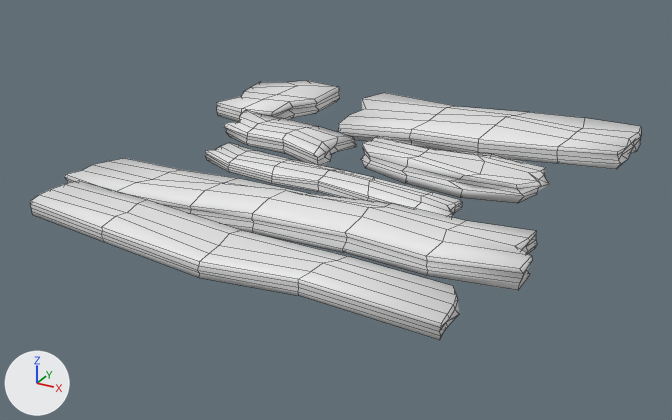
The FBX model Assets/Models/Ripas.fbx: old version first, new version second.
Both versions are drawn from a 50 mm camera at (3.56, -4.48, 2.06) aimed at (1.03, 0.13, -0.24). The axes (+X, +Y, +Z) are drawn at lower left. The lights are the same throughout. The older version comes first. Mesh edges are drawn as thin lines. Where no turn or scale is listed for an object, it has been applied to the vertices.

In view in the first picture: 'Ripa1', 'Ripa2', 'Ripa3', 'Ripa4', 'Ripa5'.
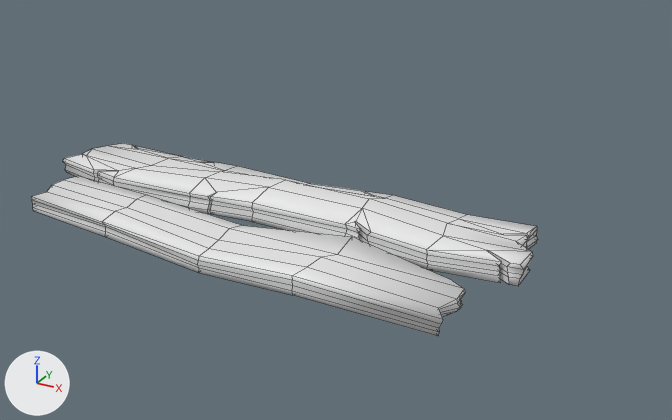
Changed parts and their boxes [x1, y1, x2, y2] in the pictures (672 x 420 px; the box of a moved part takes in the faces that stretch with it):
'Ripa2', reshaped, moved, turned
    before: [64, 158, 537, 290]
    after: [63, 143, 537, 286]
'Ripa1', reshaped, moved
    before: [30, 181, 459, 340]
    after: [31, 176, 465, 336]
'Ripa5', deleted
    before: [216, 80, 641, 169]
'Ripa4', deleted
    before: [224, 110, 549, 203]
'Ripa3', deleted
    before: [205, 143, 462, 217]
part 2 of me_ripa1, moved or reshaped
    before: [198, 230, 459, 340]
    after: [198, 226, 465, 336]
part 3 of me_ripa1, moved or reshaped
    before: [30, 184, 208, 277]
    after: [31, 180, 208, 272]

Patch to the scene script:
```diff
--- a/Assets/Models/Ripas.fbx.py
+++ b/Assets/Models/Ripas.fbx.py
@@ me_ripa2 @@
 # used by ob_ripa2; location = (1.04, -0.525, 0.0); rotation_euler = (1.571, 0.0, -3.142), in degrees (90, 0, -180)
-me_ripa2.from_pydata(...)  # 130 vertices, 128 faces; spans x -1.43..1.45, y -0.09..0.12, z -0.27..0.28
+me_ripa2.from_pydata(...)  # 303 vertices, 314 faces; spans x -1.43..1.45, y -0.09..0.12, z -0.27..0.28
+# me_ripa2 part 1
+# 5 vertices are removed from x -1.35..1.4, y -0.07..0.09, z -0.05..0.26
+# 63 faces are deleted
+# 2 vertices move within x -1.35..1.4, y -0.02..0.07, z -0.05..0.16
+# 178 vertices are added at x -1.38..1.4, y -0.09..0.09, z -0.23..0.26
+# 249 new faces join them
 me_ripa2.materials.append(mat_uvgridmaterial)
@@ me_ripa1 @@
 # used by ob_ripa1; location = (1.04, -1.016, 0.0)
-me_ripa1.from_pydata(...)  # 98 vertices, 96 faces; spans x -1.24..1.26, y -0.29..0.19, z -0.07..0.08
+me_ripa1.from_pydata(...)  # 98 vertices, 96 faces; spans x -1.23..1.26, y -0.29..0.19, z -0.13..0.11
+# me_ripa1 part 2: 40 of 98 vertices moved; they spanned x 0.52..1.26, y -0.21..0.14, z -0.07..0.06 and now span x 0.51..1.26, y -0.24..0.16, z -0.13..0.11; mean shift (-0.01, -0.01, 0.0); largest move (1.24, -0.12, -0.05) -> (1.15, -0.14, -0.05)
+# me_ripa1 part 3: 20 of 98 vertices moved; they spanned x -1.24..-0.63, y -0.23..0.02, z -0.03..0.07 and now span x -1.23..-0.63, y -0.22..0.02, z -0.03..0.07; mean shift (0.02, 0.0, 0.0); largest move (-1.24, -0.07, 0.03) -> (-1.15, -0.07, 0.03)
+# other edits to the shape of me_ripa1 do not show in these pictures
 me_ripa1.materials.append(mat_uvgridmaterial)
@@ ob_ripa3 @@
-ob_ripa3 = bpy.data.objects.new('Ripa3', me_ripa3)
-ob_ripa3.location = (1.04, -0.042, 0.0)
@@ ob_ripa2 @@
 ob_ripa2 = bpy.data.objects.new('Ripa2', me_ripa2)
-ob_ripa2.location = (1.04, -0.525, 0.0)
-ob_ripa2.rotation_euler = (1.571, 0.0, -3.142)  # degrees (90, 0, -180)
+ob_ripa2.location = (1.04, -0.525, 0.063)
+ob_ripa2.rotation_euler = (-1.573, -3.114, -0.00228)  # degrees (-90, -178, -0.1)
@@ ob_ripa5 @@
-ob_ripa5 = bpy.data.objects.new('Ripa5', me_ripa5)
-ob_ripa5.location = (1.04, 1.333, 0.0)
@@ ob_ripa1 @@
 ob_ripa1 = bpy.data.objects.new('Ripa1', me_ripa1)
-ob_ripa1.location = (1.04, -1.016, 0.0)
+ob_ripa1.location = (1.04, -1.016, 0.028)
@@ ob_ripa4 @@
-ob_ripa4 = bpy.data.objects.new('Ripa4', me_ripa4)
-ob_ripa4.location = (1.04, 0.555, 0.0)
```
